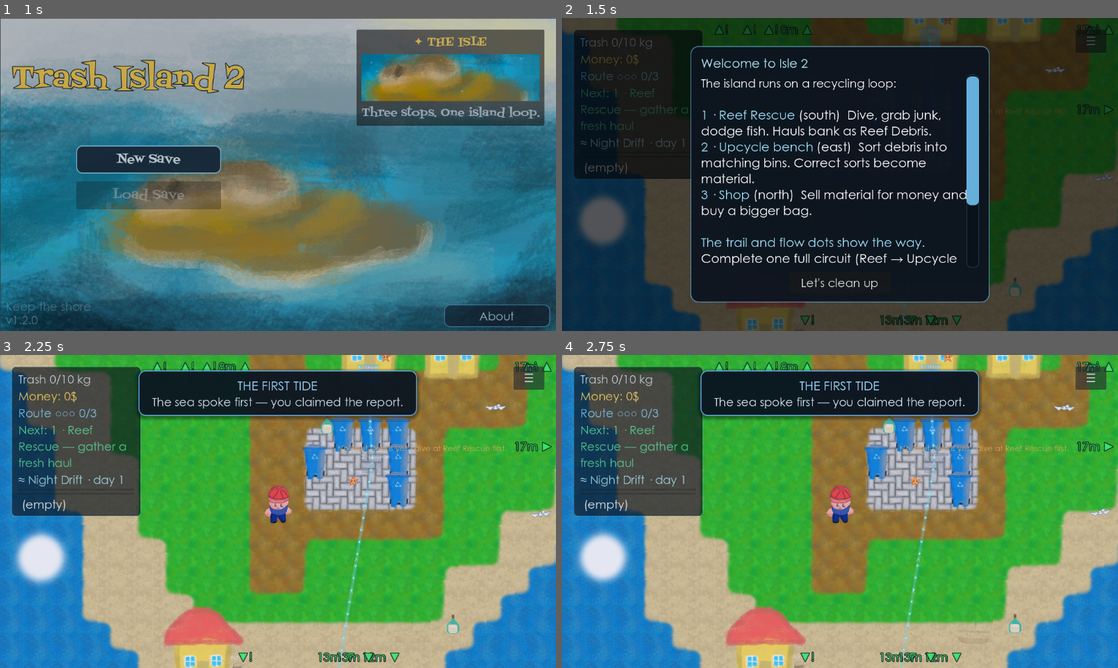
Above: before the commit, frames 1-4 (two rows, left to right).
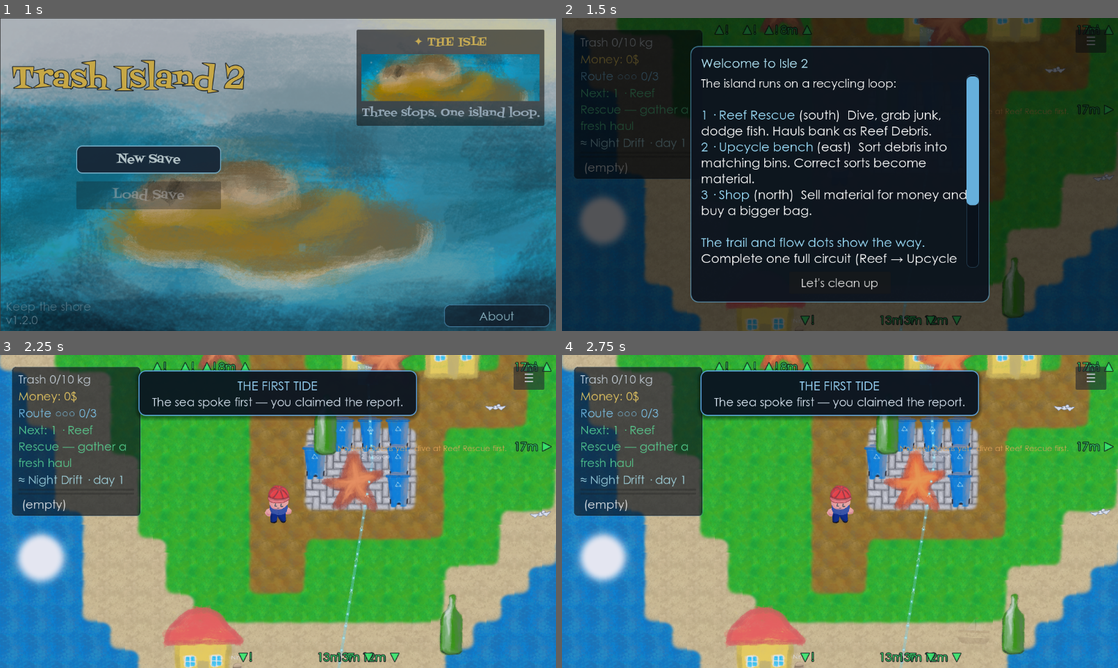
Above: after the commit, the same moments.

Repository: helloworld2540/isle2
Game: Godot game, scene res://scenes/main_menu.tscn
Two runs of this game, one before a commit and one after it. Both use one fixed random seed, a clock stepped at 60 frames per second and the inputs below.
Inputs (mouse positions are in pixels of both pictures, inside the frame that each line leads up to):
- Up to frame 1 (1 s): tap Enter (ui_accept) at 0.5, 0.77 s; move the mouse to (400, 158) at 0.52 s; tap Tab at 0.6 s; click (400, 158) at 0.67 s
- Up to frame 2 (1.5 s): tap Enter (ui_accept) at 1.07 s; click "Good to know" at 1.25 s
- Up to frame 3 (2.25 s): click "Let's clean up" at 2 s
- Up to frame 4 (2.75 s): no input

Frame 1 is identical in both runs. In frame 2, 1.0% of the frame differs, in the area x 35-84%, y 0-96%; in frame 3, 2.8%; in frame 4, 2.8%.

Commit message:
chore: [`docs`] The Starfish: a sixth reef species, slow to drift and easy to read

Diff:
--- a/scenes/stats_menu.tscn
+++ b/scenes/stats_menu.tscn
@@ -803,9 +803,9 @@
 anchor_right = 0.5
 anchor_bottom = 0.5
 offset_left = -320.0
-offset_top = -280.0
+offset_top = -300.0
 offset_right = 320.0
-offset_bottom = 280.0
+offset_bottom = 300.0
 grow_horizontal = 2
 grow_vertical = 2
 theme_override_styles/panel = SubResource("StyleBox_guide")
@@ -857,6 +857,12 @@
 layout_mode = 2
 size_flags_horizontal = 4
 text = "· Silverfin"
+
+[node name="FishStarButton" type="Button" parent="RegistryOverlay/Panel/VBox"]
+custom_minimum_size = Vector2(0, 52)
+layout_mode = 2
+size_flags_horizontal = 4
+text = "· Starfish"
 
 [node name="RegistryClose" type="Button" parent="RegistryOverlay/Panel/VBox"]
 custom_minimum_size = Vector2(180, 46)
--- a/scripts/achievement_catalog.gd
+++ b/scripts/achievement_catalog.gd
@@ -153,7 +153,7 @@
 		"id": "reef_registry",
 		"short": "Registry",
 		"title": "REEF REGISTRY",
-		"subtitle": "Bumped into all five fish species.",
+		"subtitle": "Bumped into all six reef species.",
 		"where": "Reef Rescue",
 	},
 	{
@@ -403,7 +403,7 @@
 		"golden_touch":
 			return state.golden_finds >= 10
 		"reef_registry":
-			return state.fish_met.size() >= 5
+			return state.fish_met.size() >= 6
 		"clean_sweep":
 			return state.clean_dives >= 5
 		"silk_touch":
--- a/scripts/fish_catalog.gd
+++ b/scripts/fish_catalog.gd
@@ -1,7 +1,7 @@
 extends RefCounted
 class_name FishCatalog
 
-## Canonical journal entries for the four reef species. The stats page's
+## Canonical journal entries for the six reef species. The stats page's
 ## "Fish spotted" line reads it so the journal shows names, not texture keys.
 ## Adding a species means one entry here and one FISH row in rr_fish.gd.
 
@@ -31,6 +31,11 @@
 		"name": "Silverfin",
 		"blurb": "The strait's quiet courier — quick, pale, and gone by dawn. The counter sells its post by the page; the reef registry keeps its name. Nobody has ever kept up with it.",
 	},
+	{
+		"id": "fish_star",
+		"name": "Starfish",
+		"blurb": "A five-armed constellation, patient on the reef floor. It does not flee the drone — it simply is, and the drone learns to give it room.",
+	},
 ]
 
 
--- a/scripts/game_state.gd
+++ b/scripts/game_state.gd
@@ -135,8 +135,8 @@
 var bottles_read: Array[String] = []
 ## Starfish ids found around the island (saved). Five exist.
 var starfish_found: Array[String] = []
-## Fish species the player has bumped into at least once (saved). Four exist;
-## meeting all four earns the REEF REGISTRY achievement.
+## Fish species the player has bumped into at least once (saved). Six exist;
+## meeting all six earns the REEF REGISTRY achievement.
 var fish_met: Array[String] = []
 ## The one-time reward for finding all three bottles (saved).
 var tide_gift_granted: bool = false
--- a/scripts/rr_fish.gd
+++ b/scripts/rr_fish.gd
@@ -25,21 +25,30 @@
 	"fish_greyreefshark.png": 45,
 	"fish_nemo.png": 25,
 	"fish_crab.png": 15,
-	"fish_silverfin.png": 18
+	"fish_silverfin.png": 18,
+	"fish_star.png": 40
 }
 
 ## Relative spawn weights — tuned so the Grey Reef Shark is a spice, the Crab
 ## and Goldie are regulars, and the Silverfin is a deliberate, rare sighting.
-## Eel Run calls the courier up: the silver flash rides the fast water.
+## Eel Run calls the courier up: the silver flash rides the fast water. The
+## Starfish is a slow reef-floor dweller, uncommon but easy to spot.
 const SPAWN_WEIGHTS := {
 	"fish_gold.png": 20,
 	"fish_greyreefshark.png": 14,
 	"fish_nemo.png": 26,
 	"fish_crab.png": 22,
 	"fish_silverfin.png": 10,
+	"fish_star.png": 14,
 }
 ## Silverfin spawn weight while the tide is Eel Run (fish are keyed up).
 const EEL_RUN_SILVERFIN_WEIGHT := 20
+## Speed scale per species. The Starfish is a patient reef-floor dweller: it
+## drifts at a fraction of a fish's pace, so its lane can be read early and
+## stepped around — flavour and a fair hazard at once.
+const DRIFT_SPEED_SCALE := {
+	"fish_star.png": 0.42,
+}
 
 @onready var sprite: Sprite2D = $CharacterBody2D/Sprite2D
 
@@ -82,8 +91,10 @@
 	var raw_size := randfn(float(FISH.get(texture, 10)), 10.0)
 	var clamped := clampf(raw_size, 1.0, 99.0)
 	size = log(clamped) / log(100.0)
-	# Eel Run speeds the whole school up.
-	speed = Vector2(randfn(0.0, 75.0), randfn(1.0, 0.4)) * TideReport.fish_speed_multiplier()
+	# Eel Run speeds the whole school up; the Starfish keeps its own slow pace.
+	speed = Vector2(randfn(0.0, 75.0), randfn(1.0, 0.4)) \
+		* TideReport.fish_speed_multiplier() \
+		* float(DRIFT_SPEED_SCALE.get(texture, 1.0))
 	if sprite:
 		var tex := _sprite(texture)
 		if tex:
--- a/scripts/stats_menu.gd
+++ b/scripts/stats_menu.gd
@@ -9,8 +9,8 @@
 const LEDGER_BUTTONS: Array[String] = ["BottleTideButton", "BottleGullButton", "BottleLightButton", "BottlePactButton", "BottleKeeperButton", "BottleCorlButton", "BottleWatcherButton", "BottleFarPointButton"]
 const LEDGER_IDS: Array[String] = ["bottle_tide", "bottle_gull", "bottle_light", "bottle_pact", "bottle_keeper", "bottle_corl", "bottle_watcher", "bottle_far_point"]
 ## Reef Registry rows, matched to the scene's button nodes and FishCatalog.
-const REGISTRY_BUTTONS: Array[String] = ["FishGoldButton", "FishGreyreefsharkButton", "FishNemoButton", "FishCrabButton", "FishSilverfinButton"]
-const REGISTRY_IDS: Array[String] = ["fish_gold", "fish_greyreefshark", "fish_nemo", "fish_crab", "fish_silverfin"]
+const REGISTRY_BUTTONS: Array[String] = ["FishGoldButton", "FishGreyreefsharkButton", "FishNemoButton", "FishCrabButton", "FishSilverfinButton", "FishStarButton"]
+const REGISTRY_IDS: Array[String] = ["fish_gold", "fish_greyreefshark", "fish_nemo", "fish_crab", "fish_silverfin", "fish_star"]
 ## Display order of the guide's station sections. Entries carry a "where" tag.
 const GUIDE_GROUPS: Array[String] = ["Reef Rescue", "Upcycle", "Shop", "Islanders", "Island", "Hidden"]
 ## The banner owns the legendary set; the guide reads it so the gold rows and
@@ -189,10 +189,11 @@
 	var fish_names: Array[String] = []
 	for id in GameState.fish_met:
 		fish_names.append(FishCatalog.name_of(id))
-	_collections_body.text = "Starfish found: %d / 5\nGolden scraps: %d\nFish spotted: %d / 5 species%s" % [
+	_collections_body.text = "Starfish found: %d / 5\nGolden scraps: %d\nFish spotted: %d / %d species%s" % [
 		GameState.starfish_found.size(),
 		GameState.golden_finds,
 		GameState.fish_met.size(),
+		REGISTRY_IDS.size(),
 		"  ·  " + ", ".join(fish_names) if not fish_names.is_empty() else "",
 	]
 
@@ -278,7 +279,7 @@
 	var almanac := " · tide almanac paid" if GameState.tide_almanac_granted else ""
 	var quiet := " · tide hidden" if GameSettings.hide_tide else ""
 	var tides := GameState.tides_logged.size()
-	return "Journal — bottles %d/8 · starfish %d/5%s · tides %d/4%s%s · species %d/5 · achievements %d/%d" % [bottles, starfish, paid_out, tides, almanac, quiet, fish, ach, total]
+	return "Journal — bottles %d/8 · starfish %d/5%s · tides %d/4%s%s · species %d/%d · achievements %d/%d" % [bottles, starfish, paid_out, tides, almanac, quiet, fish, REGISTRY_IDS.size(), ach, total]
 
 
 ## The keeper's almanac as a checklist: every tide in rotation order with a
@@ -711,8 +712,8 @@
 	_registry_legend.text = "every species you have bumped into — %d/%d — tap to read what you know" % [found, REGISTRY_IDS.size()]
 
 
-## The registry button advertises its own completion — five slots, five
-## notes; at five it turns gold like a finished chorus.
+## The registry button advertises its own completion — one slot per species,
+## one note each; at full it turns gold like a finished chorus.
 func _refresh_registry_button() -> void:
 	if not _registry_button:
 		return
@@ -810,6 +811,8 @@
 					button.text = "·  Something wearing somebody else's name"
 				"fish_silverfin":
 					button.text = "·  Something pale and quick on the tide"
+				"fish_star":
+					button.text = "·  Something five-armed on the reef floor"
 				_:
 					button.text = "·  ? ? ?  —  still out there"
 			button.disabled = true
Binary file changed: sprites/bottle.png
Binary file added: sprites/rr/fish_star.png
Not shown, added: sprites/rr/fish_star.png.import
Binary file changed: sprites/starfish.png
Not shown, changed: PITCH.md
Not shown, changed: TODO.md
Not shown, changed: guide.md
Not shown, added: sprites/bottle.kra
Not shown, added: sprites/star.kra
